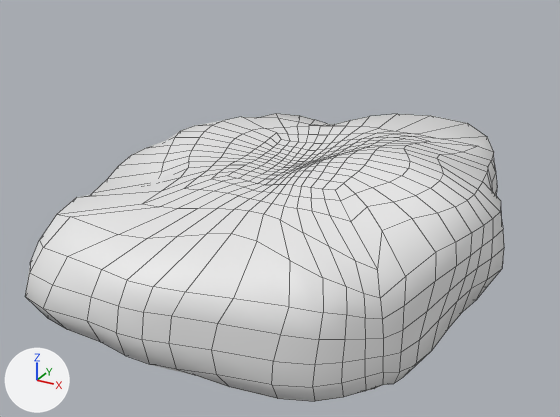
One commit to the Blender file Mhmd/Blender/Foliage/Ghibli_tree_leaves.blend: the scene before it, then after it.
Both versions are drawn from a 50 mm lens placed at (4.71, -9.29, 4.76), pointed at (-0.28, -0.22, 0.23). The lights are fixed; the arrows at lower left show +X, +Y and +Z. Mesh edges are drawn as thin lines. The same objects are shown in both versions, whatever each file hides.

Names of what the first picture shows: 'emitter'.
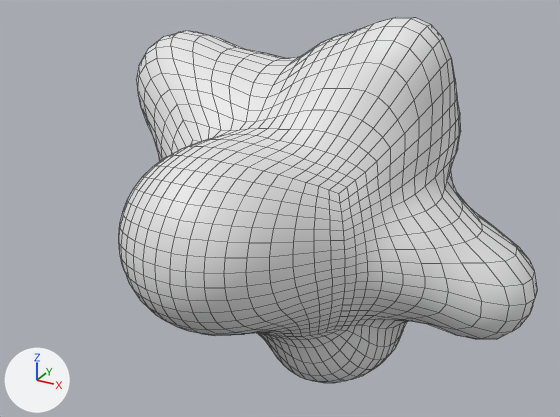
The change, as a list of edits to the scene's bpy script:
```text
Add me_cube_017:
    me_cube_017.from_pydata(...)  # 1946 vertices, 1944 faces; spans x -3.13..3.35, y -2.97..3.25, z -2.47..3.0
    me_cube_017.polygons.foreach_set('use_smooth', [True] * 1944)
Change ob_emitter_1:
    ob_emitter_1: bpy.data.objects.new('emitter', me_cube_007) -> bpy.data.objects.new('emitter', me_cube_017)
```

Boxes (x1, y1, x2, y2) around the edits, measured in the pictures (560 x 417 px):
'emitter', reshaped (13% narrower, 27% taller): before (25, 113, 504, 402); after (119, 17, 537, 383)
